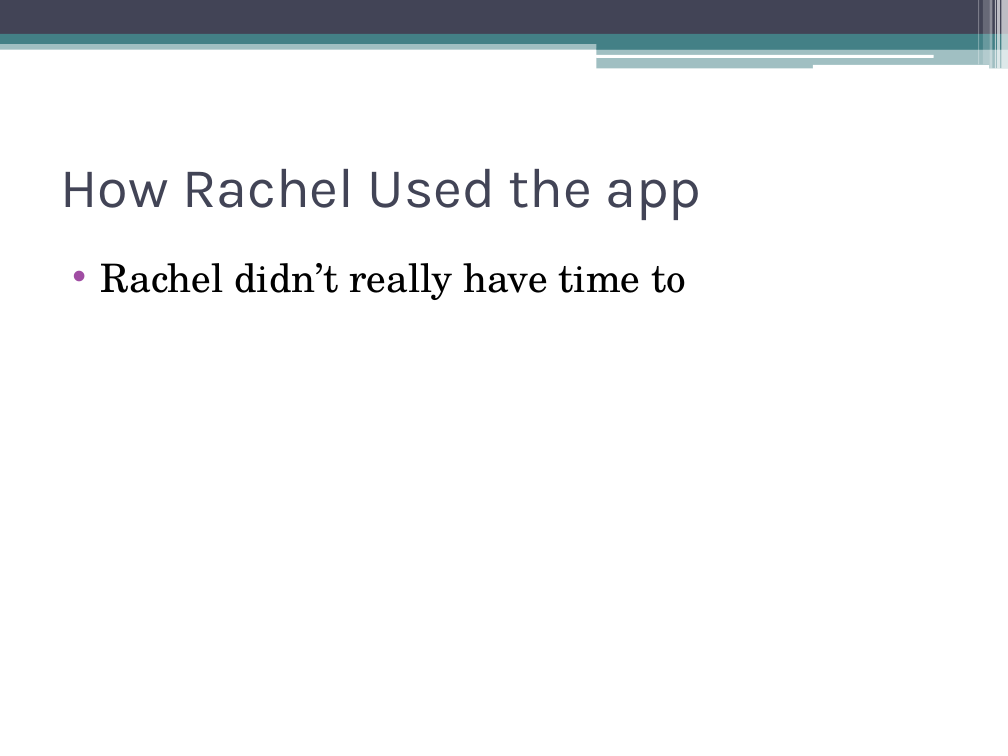
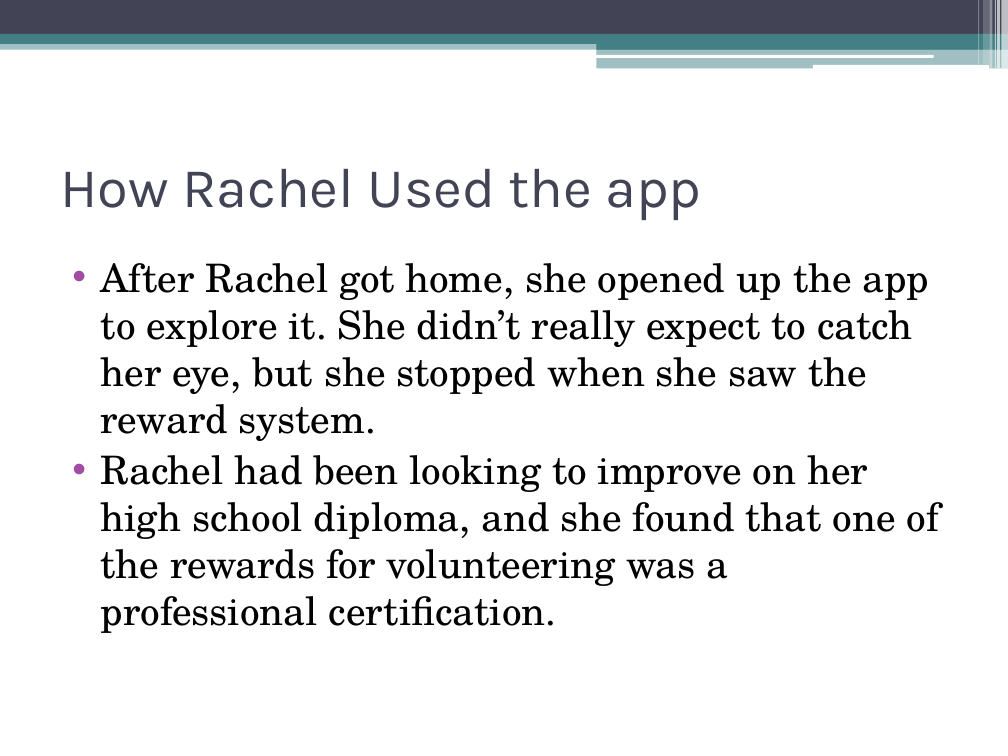
Before and after one commit to jerseycity2018/team-9, a slide deck: slide 8 of GCF Presentation.pptx. Drawn at 1008x756 pixels with LibreOffice and Linux fonts; fonts in the diff are those of the drawing. Boxes give left, top, right and bottom in pixels: in the first picture for what was removed or moved away, otherwise in the second. Text is boxed around its words. In the diff, an @@ line names an element or a change of style, - is before the commit and + after.

```diff
--- a/GCF Presentation.pptx
+++ b/GCF Presentation.pptx
@@ text at [101,263,940,633]: text changed @@
-• Rachel didn’t really have time to
+• After Rachel got home, she opened up the app to explore it. She didn’t really expect to catch her eye, but she stopped when she saw the reward system.
+• Rachel had been looking to improve on her high school diploma, and she found that one of the rewards for volunteering was a professional certification.
```
Also in this commit, not shown: 3 other slides changed.
